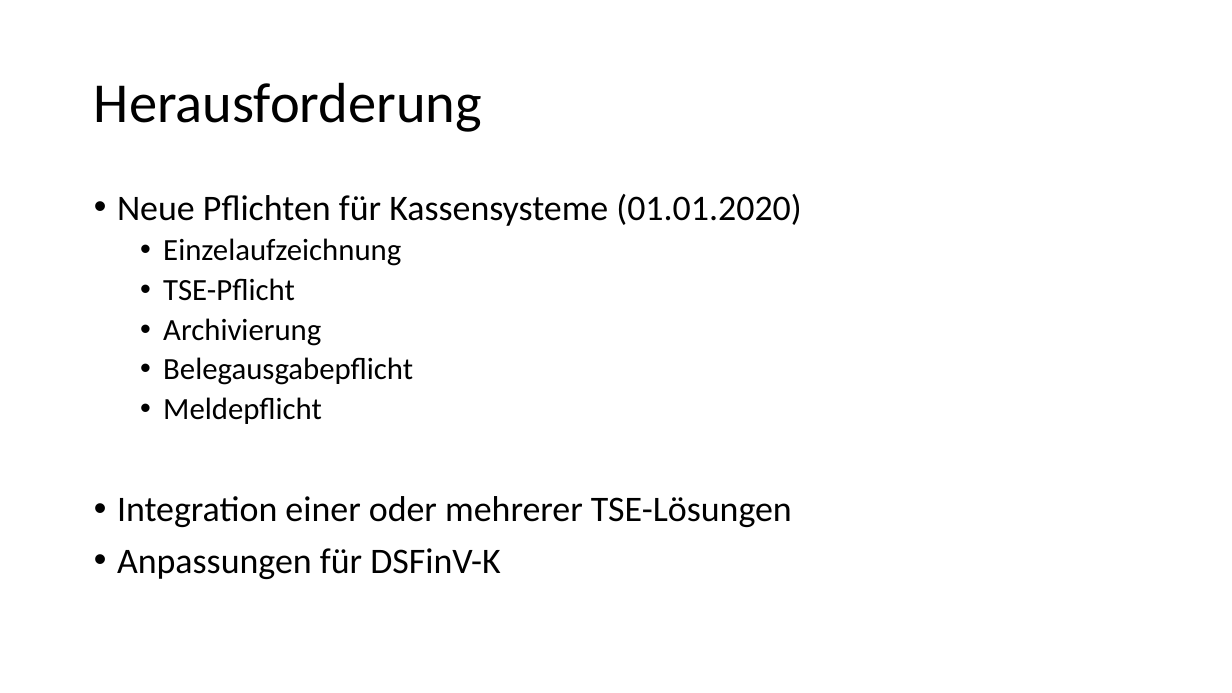
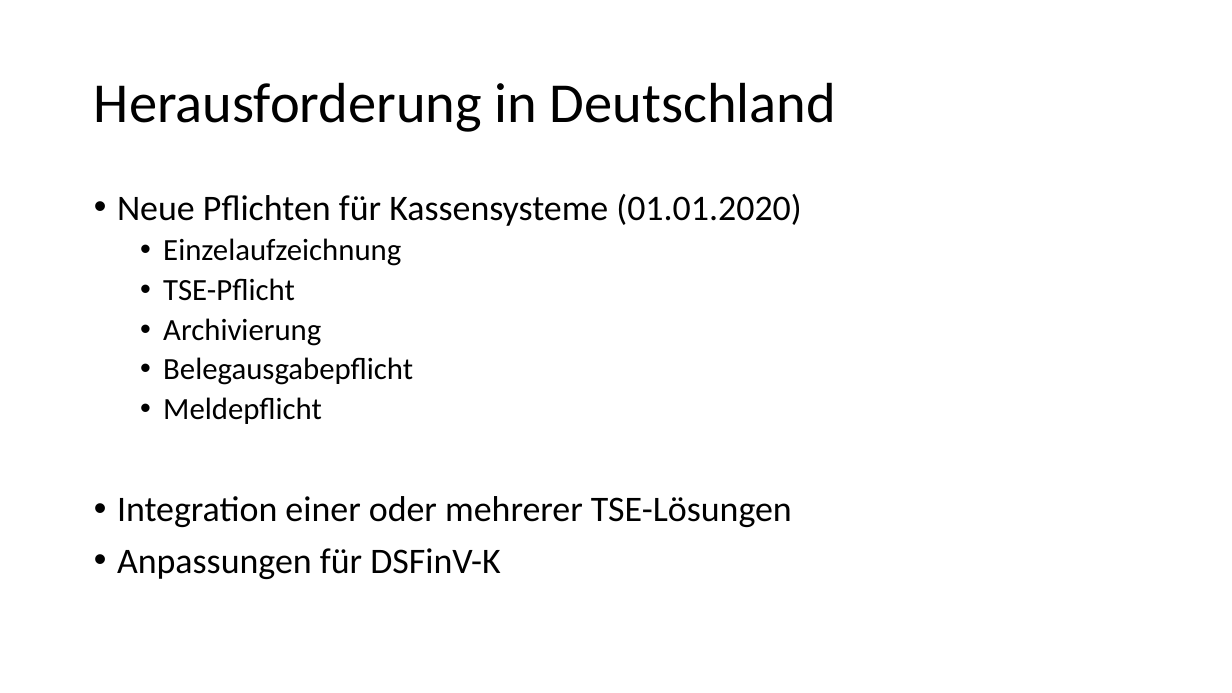
Before and after one commit to fiskaltrust/productdescription-de-doc, a slide deck: slide 4 of for-poscreators/presentation/onboarding_de.pptx (slide 3 before the commit). Drawn at 1232x693 pixels with LibreOffice and Linux fonts; fonts in the diff are those of the drawing. Boxes give left, top, right and bottom in pixels: in the first picture for what was removed or moved away, otherwise in the second. Text is boxed around its words. In the diff, an @@ line names an element or a change of style, - is before the commit and + after.

```diff
--- a/for-poscreators/presentation/onboarding_de.pptx
+++ b/for-poscreators/presentation/onboarding_de.pptx
@@ title at box(94, 82, 836, 132): text changed @@
-Herausforderung
+Herausforderung in Deutschland
```
Also in this commit, not shown: 2 other slides changed, 1 slide added.
